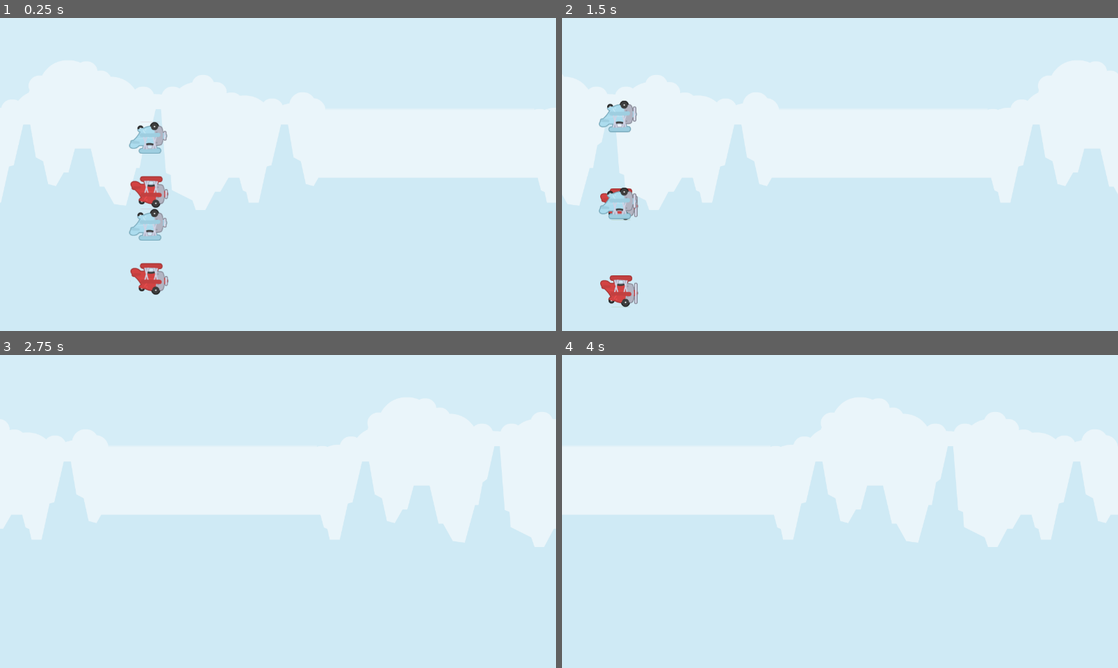
Above: before the commit, frames 1-4 (two rows, left to right).
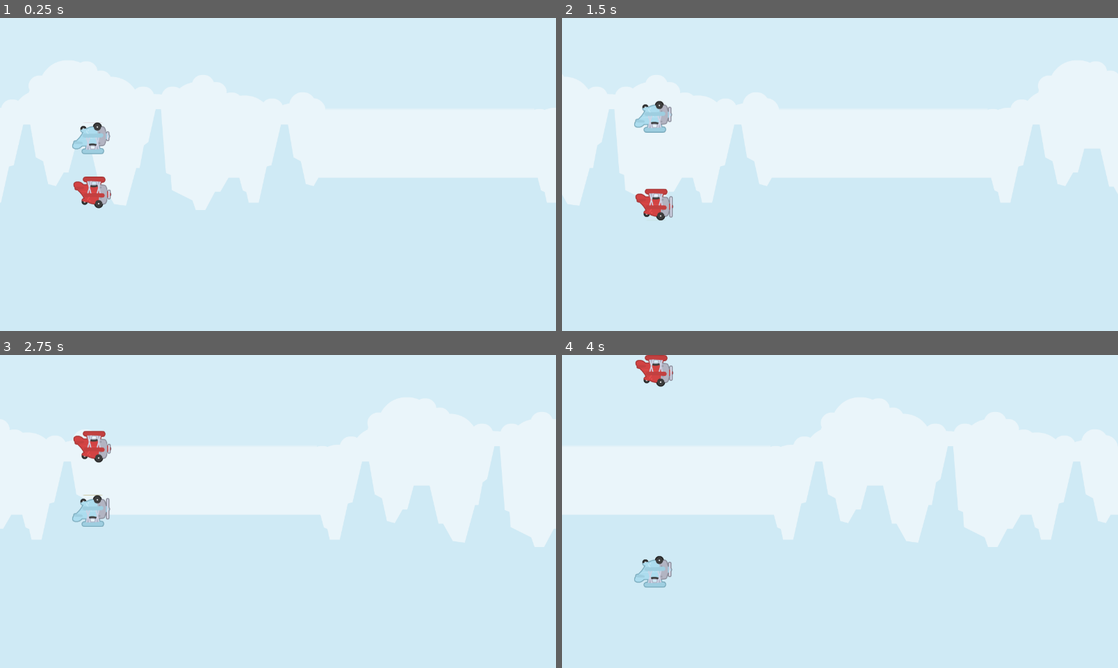
Above: after the commit, the same moments.

Repository: VladimirPakharenko/AirJellodi
Game: Godot game, scene res://scene_and_scripts/level/main_level.tscn
Two runs of this game, one before a commit and one after it. Both use one fixed random seed, a clock stepped at 60 frames per second and the inputs below.
Inputs:
- Up to frame 1 (0.25 s): no input
- Up to frame 2 (1.5 s): tap F (player1) at 0.6 s; tap G (player2) at 0.8, 1.35 s
- Up to frame 3 (2.75 s): tap F (player1) at 1.55, 2.1 s; tap G (player2) at 2.3 s
- Up to frame 4 (4 s): tap G (player2) at 2.85, 3.8 s; tap F (player1) at 3.05, 3.6 s

The runs differ from the first frame. In frame 1, 2.7% of the frame differs, in the area x 13-31%, y 33-89%; in frame 2, 2.4%; in frame 3, 1.0%; in frame 4, 0.9%.

Commit message:
Merge conflict resolving

Diff:
--- a/twoPlayerBattle/scene_and_scripts/level/main_level.tscn
+++ b/twoPlayerBattle/scene_and_scripts/level/main_level.tscn
@@ -29,18 +29,11 @@
 rock_scene = ExtResource("5_rock")
 camera = NodePath("../MainCamera")
 
-[node name="PlayerRed" parent="." instance=ExtResource("1_plane")]
-position = Vector2(200, 300)
-
-[node name="PlayerYellow" parent="." instance=ExtResource("1_plane")]
-position = Vector2(200, 500)
-animation_name = "air_yellow"
-
 [node name="MainCamera" type="Camera2D" parent="." node_paths=PackedStringArray("player1", "player2")]
 position = Vector2(640, 360)
 script = ExtResource("3_cam")
-player1 = NodePath("../PlayerRed")
-player2 = NodePath("../PlayerYellow")
+player1 = NodePath("")
+player2 = NodePath("")
 
 [node name="Boundaries" type="StaticBody2D" parent="MainCamera"]
 
@@ -51,3 +44,6 @@
 [node name="Bottom" type="CollisionShape2D" parent="MainCamera/Boundaries"]
 position = Vector2(0, 360)
 shape = SubResource("WorldBoundaryShape2D_bottom")
+
+[node name="Aircraft" parent="." instance=ExtResource("1_plane")]
+position = Vector2(26, 301)
--- a/twoPlayerBattle/scene_and_scripts/scene/сharacters/aircraft.gd
+++ b/twoPlayerBattle/scene_and_scripts/scene/сharacters/aircraft.gd
@@ -4,7 +4,7 @@
 var Colors = ["air_red", "air_blue"]
 var Actions = ["player1", "player2"]
 
-@export var speed = 30.0
+@export var speed = 200.0
 @export var gravity = 700
 @export var flap_force = 400
 
Not shown, changed: twoPlayerBattle/scene_and_scripts/level/1254135125.txt
